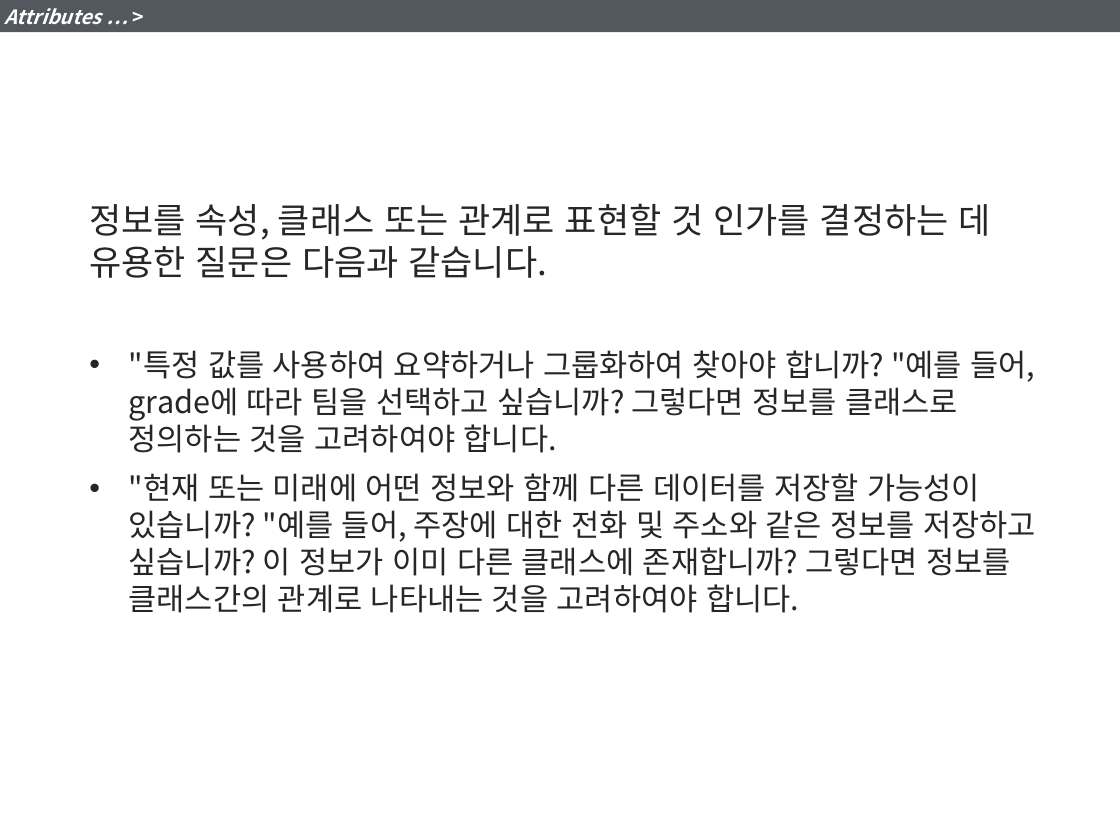
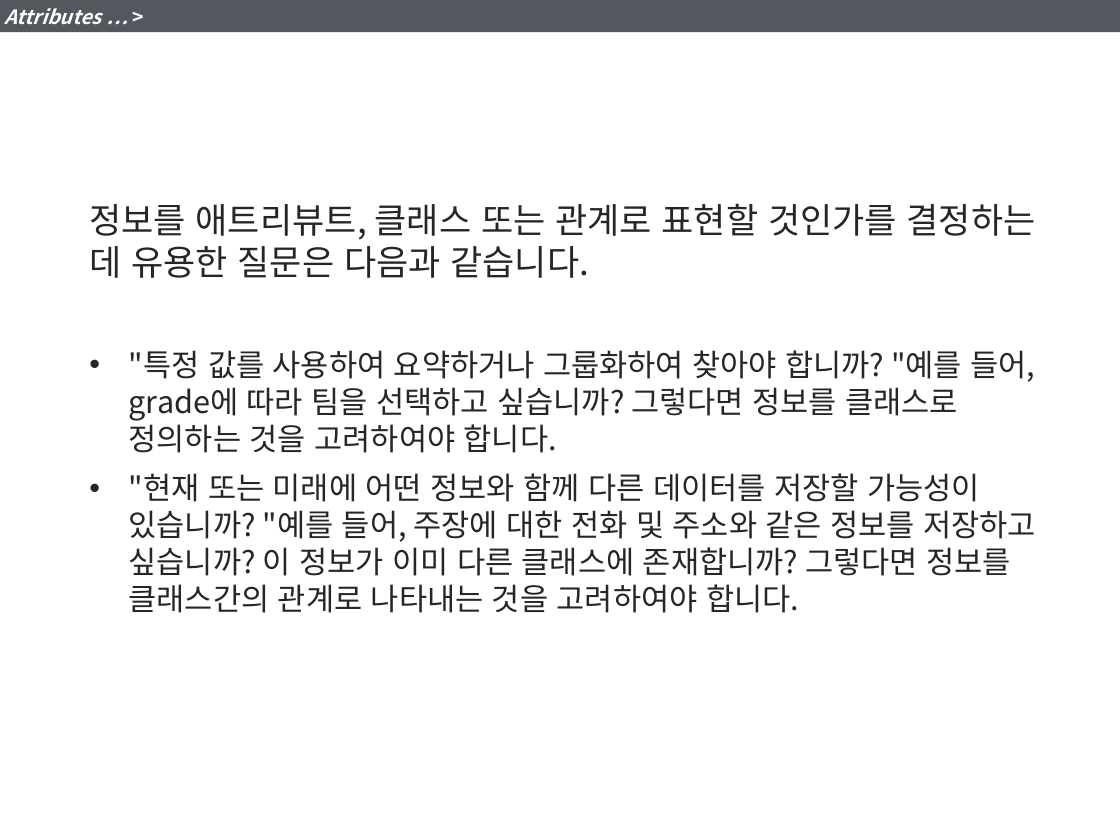
Before and after one commit to YoonJoon/KGarden, a slide deck: slide 9 of DBDesign/6_DevelopingaDataModel.pptx. Drawn at 1120x840 pixels with LibreOffice and Linux fonts; fonts in the diff are those of the drawing. Boxes give left, top, right and bottom in pixels: in the first picture for what was removed or moved away, otherwise in the second. Text is boxed around its words. In the diff, an @@ line names an element or a change of style, - is before the commit and + after.

```diff
--- a/DBDesign/6_DevelopingaDataModel.pptx
+++ b/DBDesign/6_DevelopingaDataModel.pptx
@@ text at <box>89,203,1036,278</box>: text changed @@
-정보를 속성, 클래스 또는 관계로 표현할 것 인가를 결정하는 데 유용한 질문은 다음과 같습니다.
+정보를 애트리뷰트, 클래스 또는 관계로 표현할 것인가를 결정하는 데 유용한 질문은 다음과 같습니다.
```
Also in this commit, not shown: 7 other slides changed.
